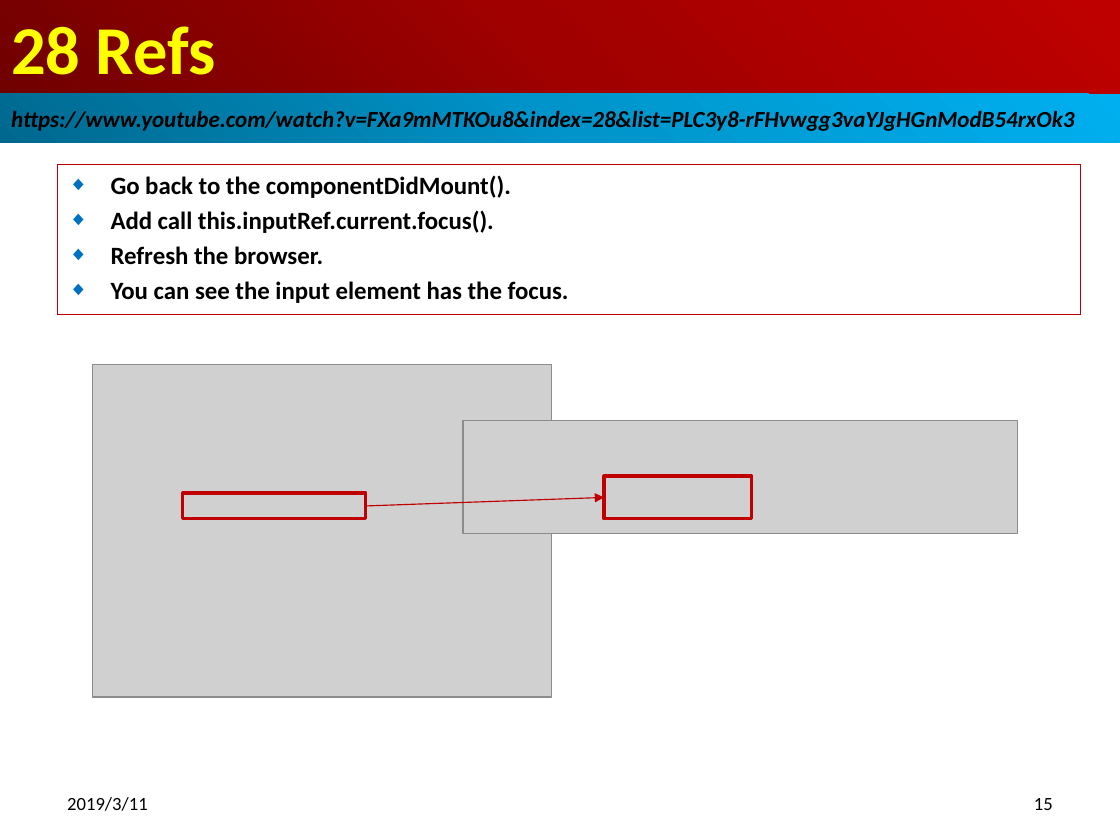
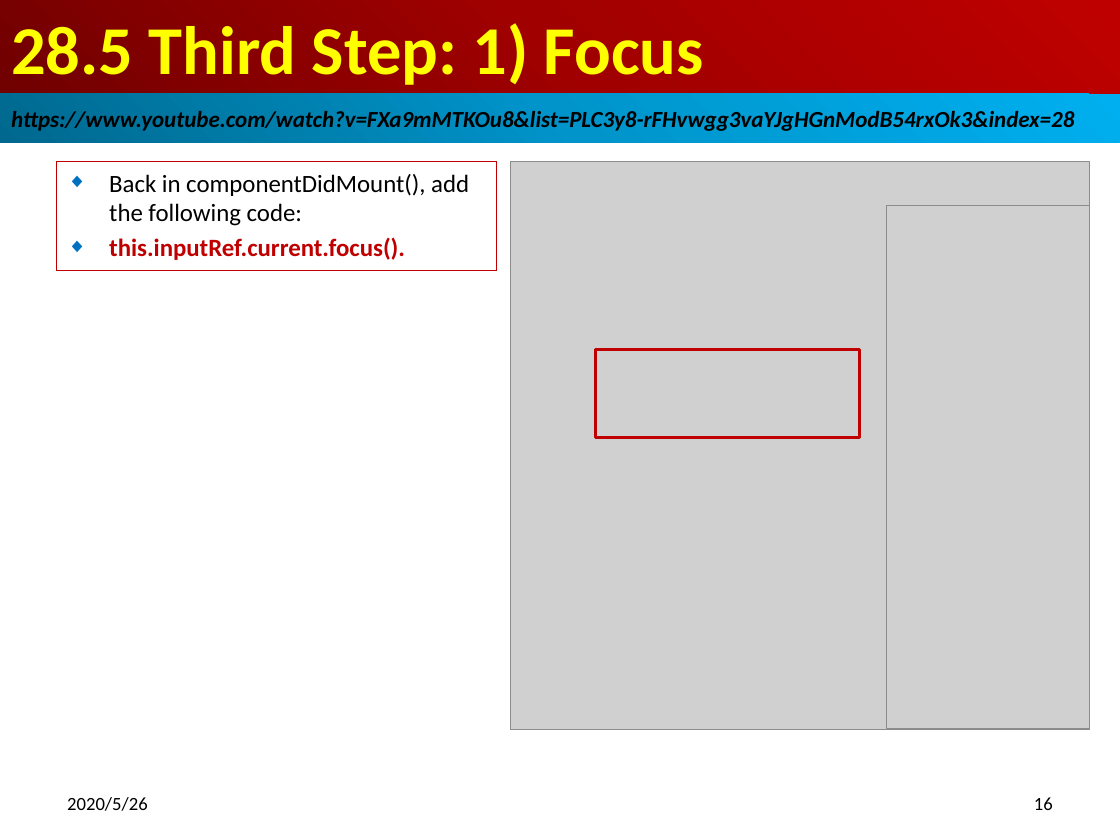
Before and after one commit to peterhchen/800-React-Hook, a slide deck: slide 16 of 28_Refs.pptx (slide 15 before the commit). Drawn at 1120x840 pixels with LibreOffice and Linux fonts; fonts in the diff are those of the drawing; grey boxes stand for pictures. Boxes give left, top, right and bottom in pixels: in the first picture for what was removed or moved away, otherwise in the second. Text is boxed around its words. In the diff, an @@ line names an element or a change of style, - is before the commit and + after.

```diff
--- a/28_Refs.pptx
+++ b/28_Refs.pptx
@@ title at bbox=[11, 23, 704, 85]: text changed @@
-28 Refs
+28.5 Third Step: 1) Focus
@@ text in rectangle at bbox=[11, 107, 1074, 133]: text changed @@
-https://www.youtube.com/watch?v=FXa9mMTKOu8&index=28&list=PLC3y8-rFHvwgg3vaYJgHGnModB54rxOk3
+https://www.youtube.com/watch?v=FXa9mMTKOu8&list=PLC3y8-rFHvwgg3vaYJgHGnModB54rxOk3&index=28
@@ subtitle added at bbox=[56, 161, 497, 270], outline #C00000 0.75 pt, 16 pt, text #000000 @@
+◆ Back in componentDidMount(), add the following code:
+◆ this.inputRef.current.focus().
@@ subtitle removed at bbox=[57, 165, 1080, 316] @@
-◆ Go back to the componentDidMount().
-◆ Add call this.inputRef.current.focus().
-◆ Refresh the browser.
-◆ You can see the input element has the focus.
@@ picture added at bbox=[511, 161, 1090, 729] @@
@@ picture added at bbox=[887, 205, 1090, 728] @@
@@ rectangle: place and size @@
-rectangle at bbox=[604, 476, 752, 519]
+rectangle at bbox=[595, 349, 859, 438]
@@ picture removed at bbox=[93, 364, 552, 697] @@
@@ picture removed at bbox=[463, 420, 1017, 533] @@
@@ rectangle removed at bbox=[183, 493, 366, 519] @@
@@ arrow removed from (366, 506) to (604, 497) @@
@@ text at bbox=[67, 797, 148, 811]: text changed @@
-2019/3/11
+2020/5/26
@@ page number at bbox=[1034, 797, 1053, 810]: text changed @@
-15
+16
```
Also in this commit, not shown: 14 other slides changed, 7 slides added, 4 slides removed.
